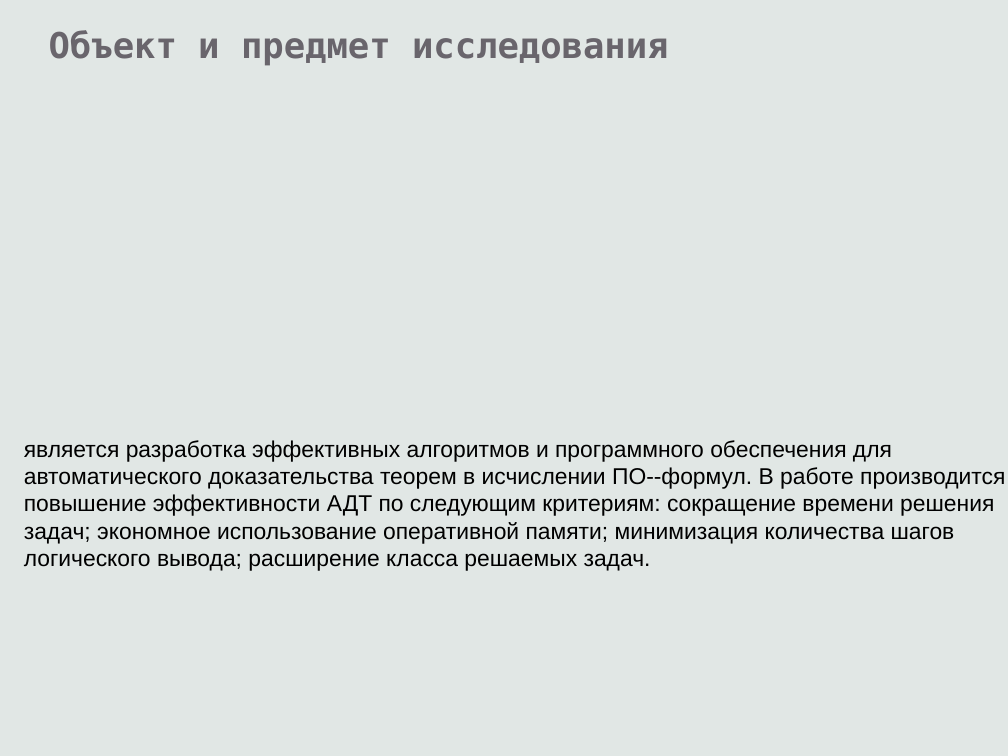
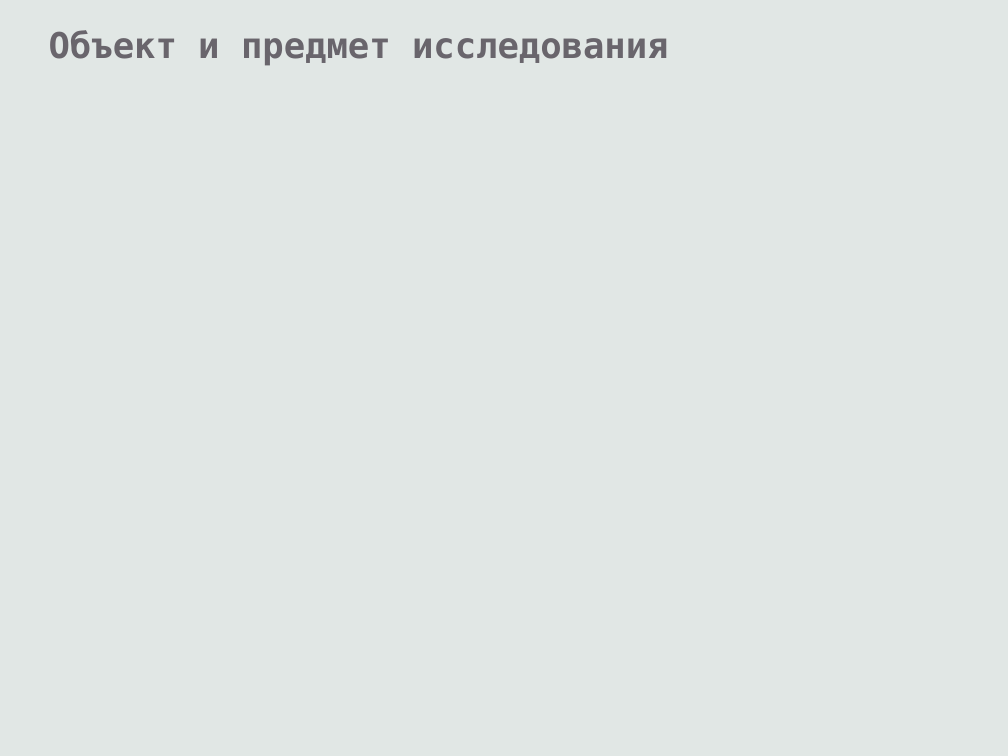
Before and after one commit to eugeneai/prisnif, a slide deck: slide 3 of brick/pres/pacman.odp. Drawn at 1008x756 pixels with LibreOffice and Linux fonts; fonts in the diff are those of the drawing. Boxes give left, top, right and bottom in pixels: in the first picture for what was removed or moved away, otherwise in the second. Text is boxed around its words. In the diff, an @@ line names an element or a change of style, - is before the commit and + after.

```diff
--- a/brick/pres/pacman.odp
+++ b/brick/pres/pacman.odp
@@ text removed at (24,440,1005,571) @@
-является разработка эффективных алгоритмов и программного обеспечения для автоматического доказательства теорем в исчислении ПО--формул. В работе производится повышение эффективности АДТ по следующим критериям: сокращение времени решения задач; экономное использование оперативной памяти; минимизация количества шагов логического вывода; расширение класса решаемых задач.
```
Also in this commit, not shown: 5 slides added, 5 slides removed, 2 other files.
